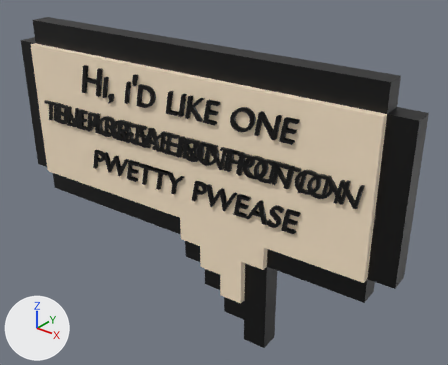
An edit to the FBX model Assets/3D Models/SpeechBubbles.fbx, drawn before and after from the same camera.
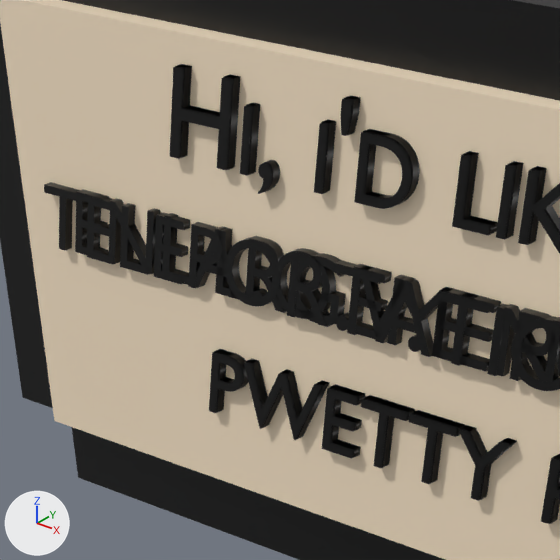
Each version appears first whole from a camera (50 mm lens) standing at (0.444, -1.426, 3.067) and looking at (-0.685, -0.014, 2.192), and next in a close-up on the part from 7% to 44% of the width and 13% to 58% of the height. Arrows for +X, +Y and +Z are at lower left; the lights stay in place. The older version's two pictures come first. Where no turn or scale is listed for an object, it has been applied to the vertices. Vertices at exactly the same position are counted once.

The first close-up shows 'Bubble01_Fill', 'Bubble01_Outline', 'Text', 'Text.001', 'Text.002'.
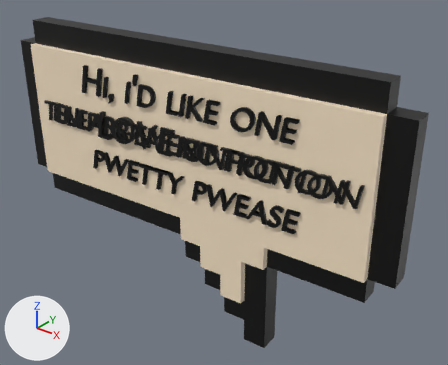
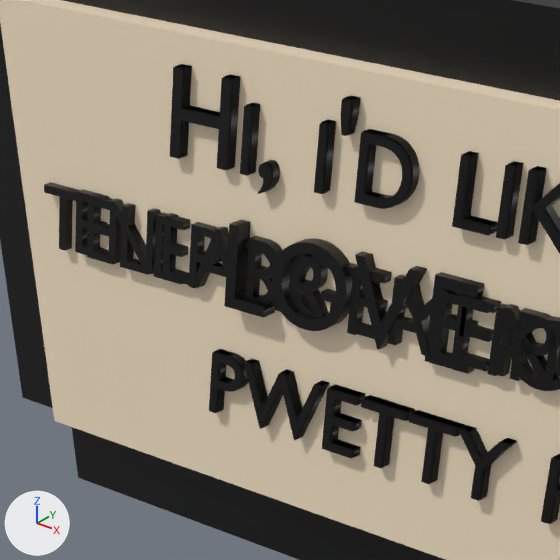
Boxes (x1, y1, x2, y2) around the edits, measured in the close-ups (560 x 560 px; the box of a moved part takes in the faces that stretch with it):
'Text.002', reshaped
    before: (215, 228, 560, 381)
    after: (214, 219, 560, 523)
part 1 of me_text_002, moved or reshaped
    before: (432, 287, 479, 365)
    after: (425, 272, 484, 374)
part 2 of me_text_002, moved or reshaped
    before: (360, 266, 416, 338)
    after: (355, 251, 427, 349)
part 3 of me_text_002, moved or reshaped
    before: (276, 248, 336, 319)
    after: (272, 238, 353, 331)
part 4 of me_text_002, moved or reshaped
    before: (215, 228, 246, 298)
    after: (224, 219, 275, 318)
part 5 of me_text_002, deleted
    before: (408, 335, 420, 352)
part 6 of me_text_002, deleted
    before: (251, 288, 267, 298)
part 7 of me_text_002, deleted
    before: (336, 313, 349, 331)

Diff of the bpy script that builds the scene:
```diff
--- a/Assets/3D Models/SpeechBubbles.fbx.py
+++ b/Assets/3D Models/SpeechBubbles.fbx.py
@@ me_text_002 @@
 # used by ob_text_002; location = (-0.743, -0.138, 2.347)
-me_text_002.from_pydata(...)  # 2318 vertices, 3361 faces; spans x -0.412..0.41, y -0.037..0.037, z -0.175..0.19
+me_text_002.from_pydata(...)  # 2030 vertices, 2941 faces; spans x -0.412..0.41, y -0.04..0.037, z -0.175..0.19
+# me_text_002 part 1: the loose piece of 24 vertices spanning x -0.089..-0.035, y -0.016..0.008, z -0.04..0.028 is scaled about its middle by 1.3, then moved by (-0.002, 0.003, 0.003)
+# me_text_002 part 2: the loose piece of 14 vertices spanning x -0.173..-0.111, y -0.021..0.003, z -0.041..0.028 is scaled about its middle by 1.3, then moved by (0.006, 0.002, 0.003)
+# me_text_002 part 3: the loose piece of 192 vertices spanning x -0.288..-0.211, y -0.029..-0.004, z -0.041..0.029 is scaled about its middle by 1.3, then moved by (0.014, 0.0, 0.003)
+# me_text_002 part 4: the loose piece of 12 vertices spanning x -0.369..-0.326, y -0.034..-0.012, z -0.04..0.028 is scaled about its middle by 1.3, then moved by (0.026, -0.002, 0.003)
+# me_text_002 part 5: the loose piece of 96 vertices spanning x -0.118..-0.1, y -0.018..0.003, z -0.041..-0.025 is deleted
+# me_text_002 part 6: the loose piece of 96 vertices spanning x -0.32..-0.302, y -0.031..-0.01, z -0.041..-0.025 is deleted
+# me_text_002 part 7: the loose piece of 96 vertices spanning x -0.208..-0.19, y -0.024..-0.003, z -0.041..-0.025 is deleted
 me_text_002.materials.append(mat_bubleblack)
```
